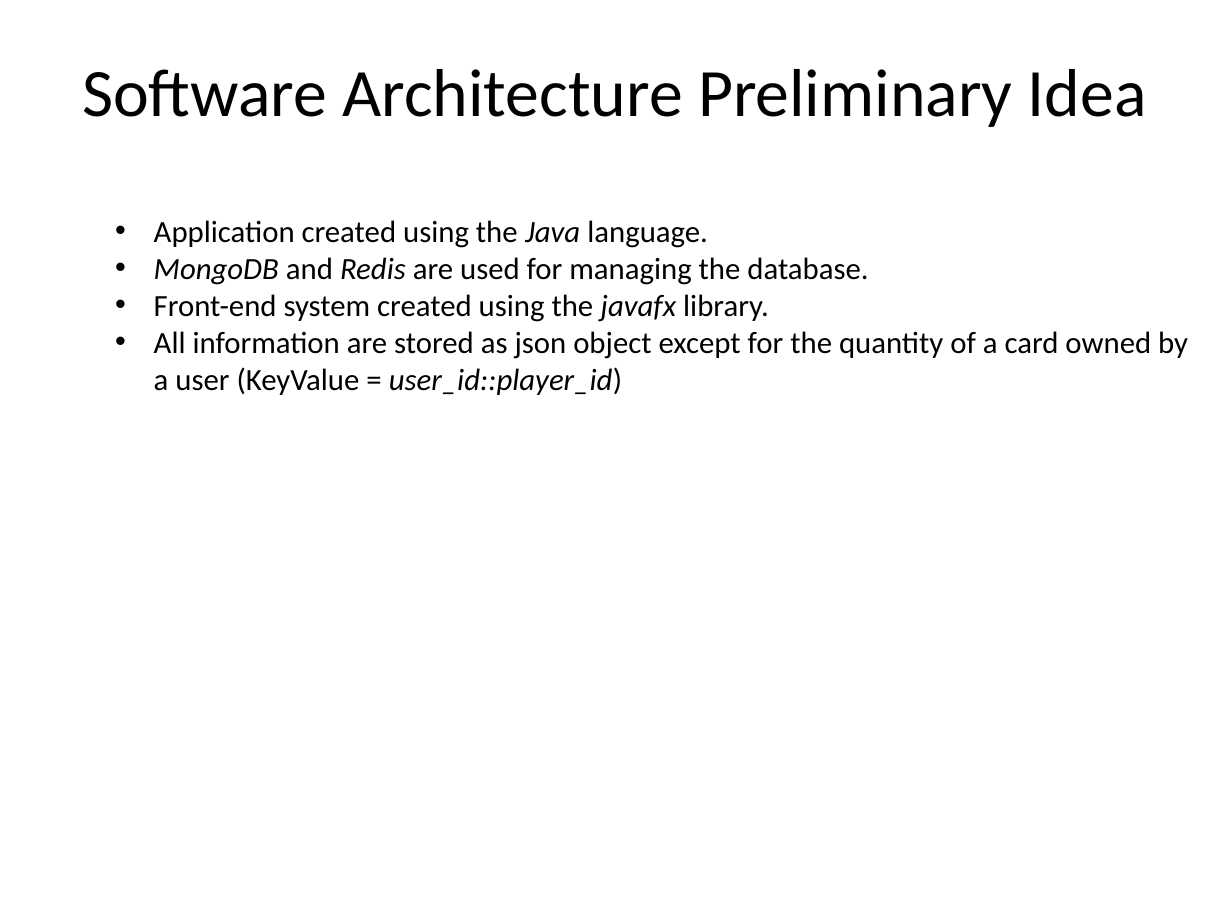
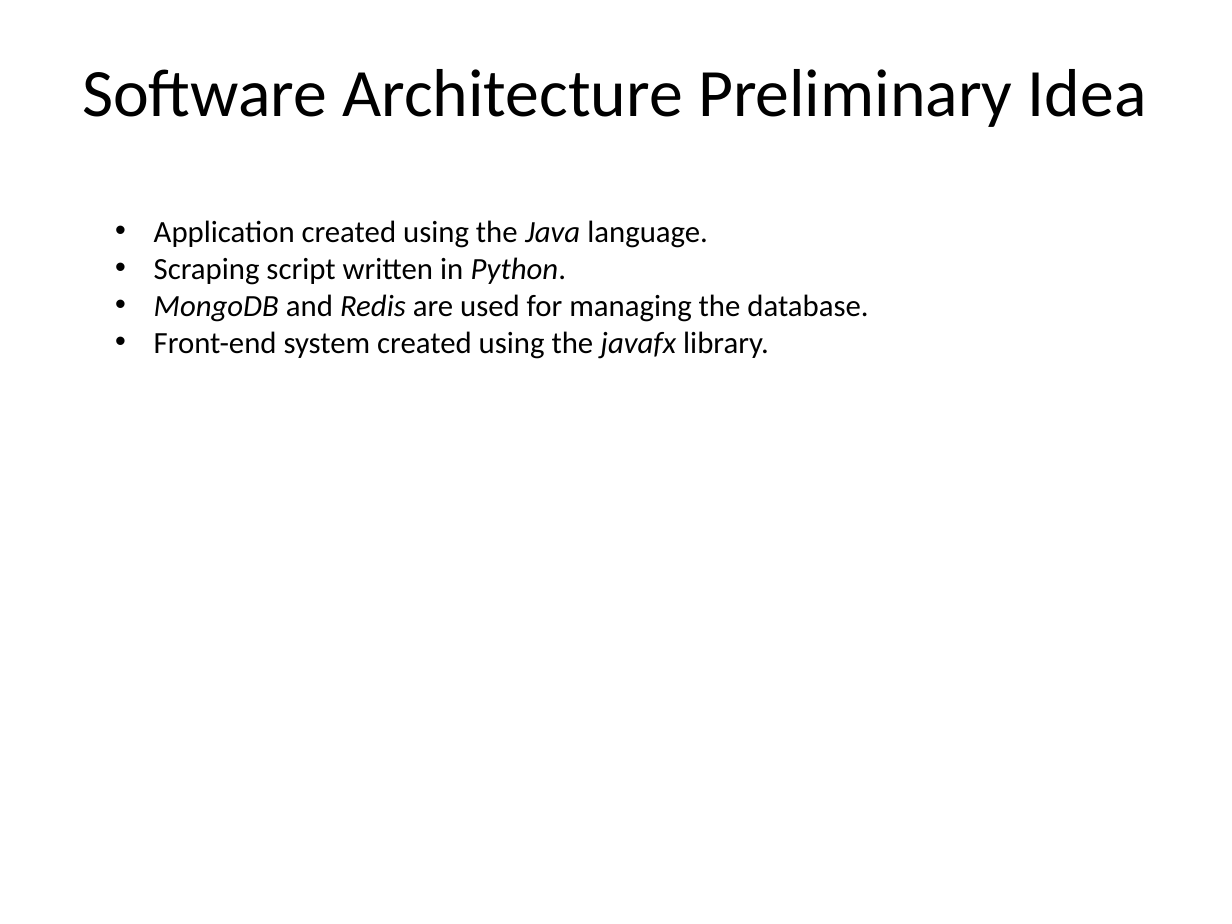
Before and after one commit to Plaza99/FantaManager, a slide deck: slide 9 of Documentation/Project Presentation.pptx. Drawn at 1232x924 pixels with LibreOffice and Linux fonts; fonts in the diff are those of the drawing; background and template pictures are left out. Boxes give left, top, right and bottom in pixels: in the first picture for what was removed or moved away, otherwise in the second. Text is boxed around its words. In the diff, an @@ line names an element or a change of style, - is before the commit and + after.

```diff
--- a/Documentation/Project Presentation.pptx
+++ b/Documentation/Project Presentation.pptx
@@ text at (154, 257, 567, 285): paragraph added @@
+• Scraping script written in Python.
@@ text at (154, 331, 1188, 395): paragraph removed @@
-• All information are stored as json object except for the quantity of a card owned by a user (KeyValue = user_id::player_id)
```
Also in this commit, not shown: 1 other slide changed, 1 other file.
